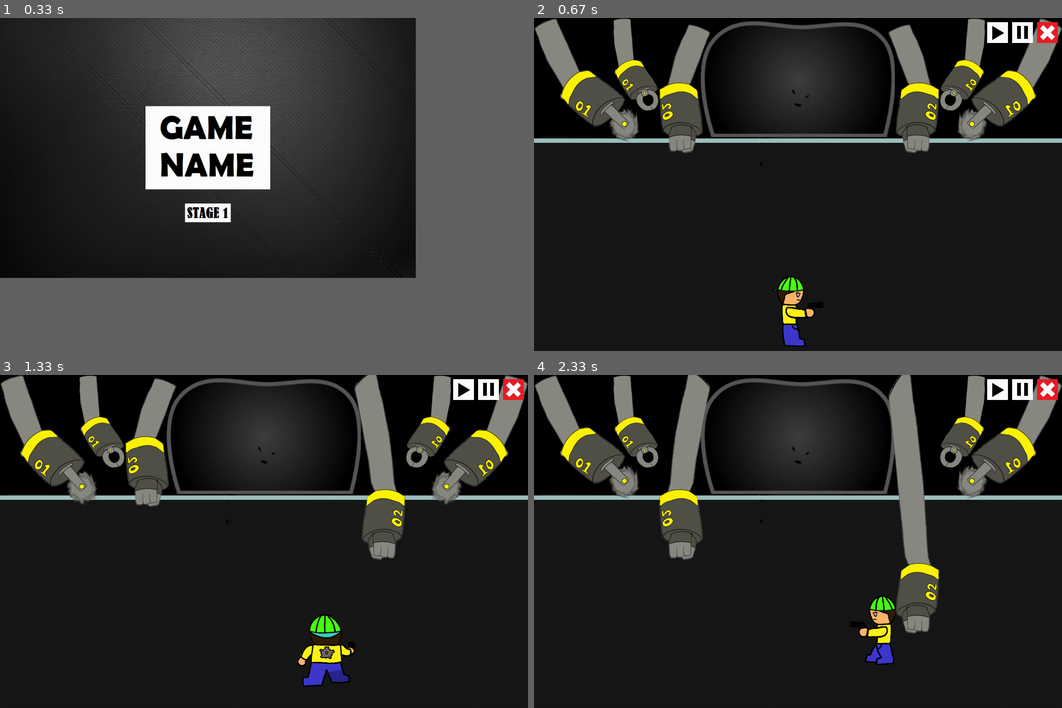
Above: before the commit, frames 1-4 (two rows, left to right).
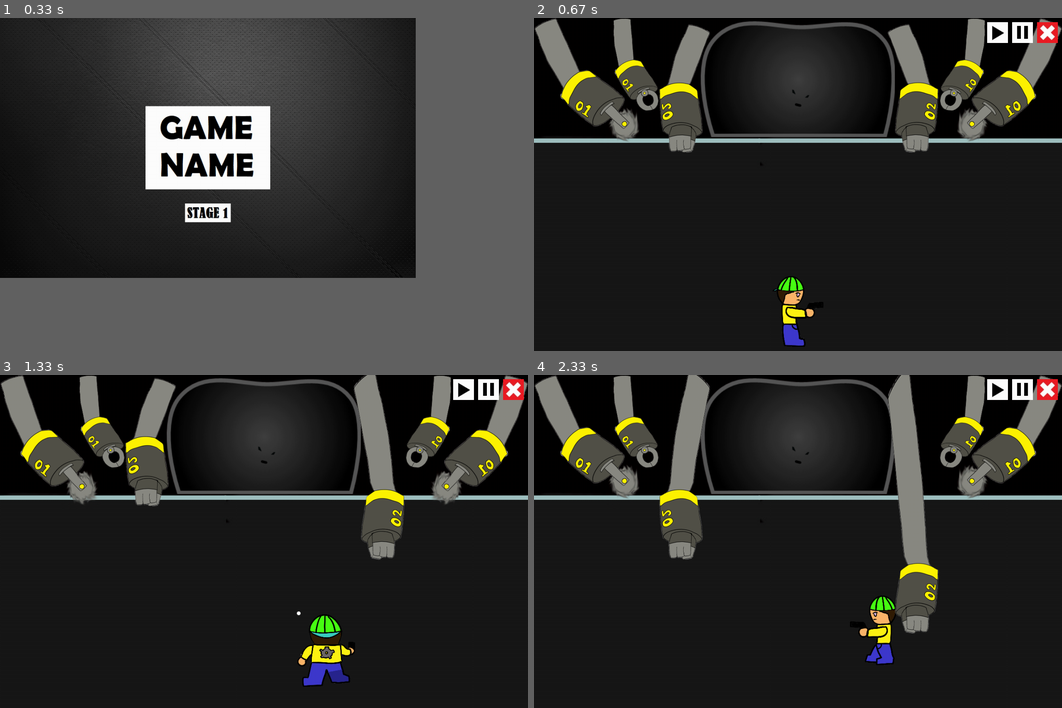
Above: after the commit, the same moments.

Repository: ss-hyun/Chilbo_pygame_pj
Game: pygame game, started from main.py
The game is run twice, just before and just after one commit, with the same random seed, the same clock (stepped at 60 frames per second) and the same inputs.
Inputs (mouse positions are in pixels of both pictures, inside the frame that each line leads up to):
- Up to frame 1 (0.33 s): no input
- Up to frame 2 (0.67 s): click (739, 211) at 0.38 s
- Up to frame 3 (1.33 s): hold Right 0.67-1.13 s; hold Up from 1.17 s (still down); tap Right Ctrl at 1.23 s; tap A at 1.32 s
- Up to frame 4 (2.33 s): release Up at 1.47 s; hold Right 1.5-1.97 s; tap Right Ctrl at 1.57, 1.87, 2.07 s; hold Left from 2 s (still down); tap Ctrl at 2.15 s

Frame 1 is identical in both runs. In frame 2, 0.4% of the frame differs, in the area x 28-77%, y 1-41%; in frame 3, 0.5%; in frame 4, 0.6%, in the area x 24-77%, y 0-78%.

Commit message:
fist image update

Diff:
--- a/stage1.py
+++ b/stage1.py
@@ -227,7 +227,7 @@
 
 def arm2_start(ch, game):
     ch.hp = 30
-    ch.pos = [ 700, 0 ]
+    ch.pos = [ 850, 0 ]
     ch.curr_state = 1
 
 def arm3_start(ch, game):
@@ -249,6 +249,10 @@
     ch.hp = 30
     ch.pos = [ 995, 0 ]
     ch.curr_state = 1
+
+def fist_attack(ch, game):
+
+    pass
 
 
 def forceps_attack_1(ch, game):
Binary file changed: image/fist.PNG
Binary file changed: image/fist_+1.png
Binary file changed: image/fist_+2.png
Binary file changed: image/fist_attack.PNG
Binary file changed: image/fist_attack_+1.PNG
Binary file changed: image/fist_attack_+2.PNG
Binary file changed: image/r_fist.png
Binary file changed: image/r_fist_+1.png
Binary file changed: image/r_fist_+2.png
Binary file changed: image/r_fist_attack.png
Binary file changed: image/r_fist_attack_+1.png
Binary file changed: image/r_fist_attack_+2.PNG
